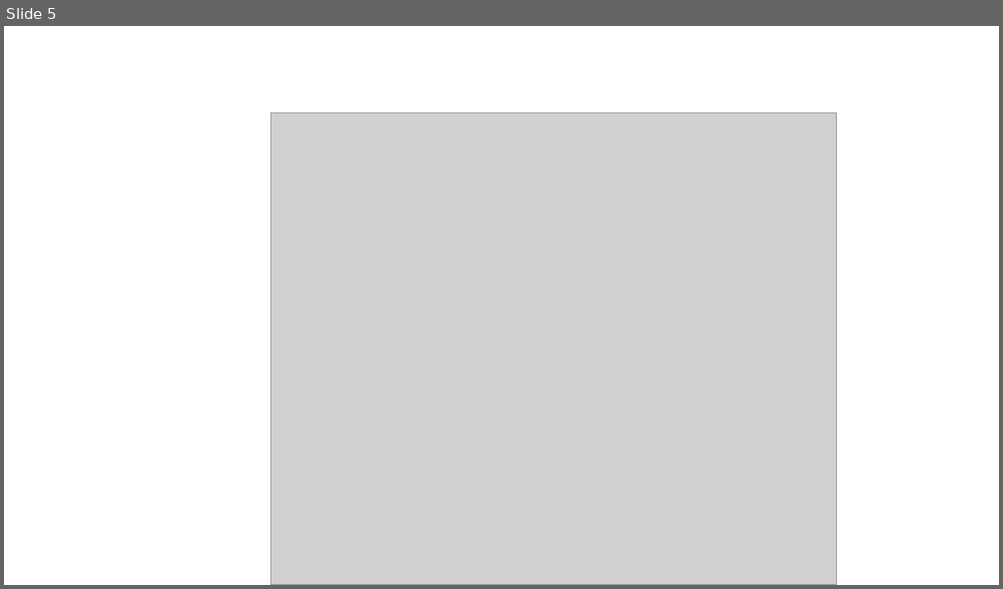
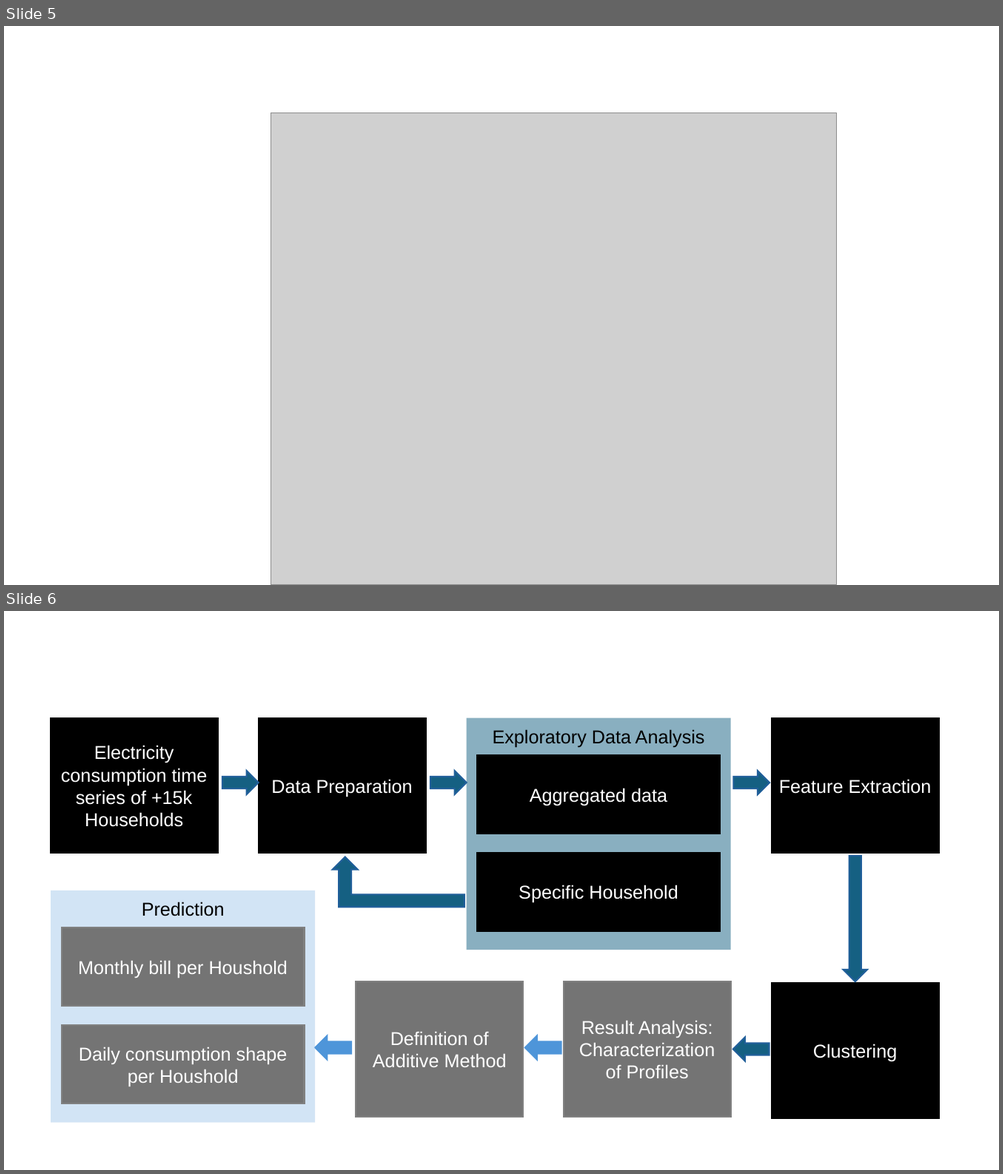
Before and after one commit to guri99uy/ST498_CAPSTONE, a slide deck: 24Jan Meeting.pptx. Shown one above the other, each under a label of ours: slide 5 before the commit, slides 5 and 6 after it. The pictures are 1003x589 and 1003x1174 pixels, drawn with LibreOffice and Linux fonts; fonts in the diff are those of the drawing; grey boxes stand for pictures. Boxes give left, top, right and bottom in pixels: in the first picture for what was removed or moved away, otherwise in the second. Text is boxed around its words. In the diff, an @@ line names an element or a change of style, - is before the commit and + after.

```diff
--- a/24Jan Meeting.pptx
+++ b/24Jan Meeting.pptx
@@ slide 6 added at box(4, 611, 999, 1170), background #FFFFFF @@
@@ rectangle added at box(51, 718, 217, 853), fill #000000, outline #000000 1.5 pt, 18 pt, text #FFFFFF @@
+Electricity consumption time series of +15k Households
@@ rectangle added at box(259, 718, 426, 853), fill #000000, outline #000000 1.5 pt, 18 pt, text #FFFFFF @@
+Data Preparation
@@ rectangle added at box(466, 718, 731, 950), fill #156082 at 50% opacity @@
@@ rectangle added at box(771, 718, 938, 853), fill #000000, outline #000000 1.5 pt, 18 pt, text #FFFFFF @@
+Feature Extraction
@@ text added at box(492, 729, 705, 747), 18 pt, text #000000 @@
+Exploratory Data Analysis
@@ rectangle added at box(477, 755, 720, 833), fill #000000, outline #000000 1.5 pt, 18 pt, text #FFFFFF @@
+Aggregated data
@@ right arrow added at box(222, 771, 259, 795), fill #156082, outline #215F9A 1.5 pt @@
@@ right arrow added at box(430, 771, 466, 795), fill #156082, outline #215F9A 1.5 pt @@
@@ right arrow added at box(734, 771, 769, 795), fill #156082, outline #215F9A 1.5 pt @@
@@ rectangle added at box(477, 853, 720, 931), fill #000000, outline #000000 1.5 pt, 18 pt, text #FFFFFF @@
+Specific Household
@@ bent up arrow added at box(333, 857, 464, 907), fill #156082, outline #215F9A 1.5 pt @@
@@ right arrow added at box(843, 856, 867, 982), fill #156082, outline #215F9A 1.5 pt @@
@@ rectangle added at box(51, 891, 315, 1123), fill #A6CAEC at 50% opacity @@
@@ text added at box(142, 902, 225, 917), 18 pt, text #000000 @@
+Prediction
@@ rectangle added at box(62, 928, 304, 1006), fill #747474, outline #808080 1.5 pt, 18 pt, text #FFFFFF @@
+Monthly bill per Houshold
@@ rectangle added at box(356, 982, 523, 1117), fill #747474, outline #808080 1.5 pt, 18 pt, text #FFFFFF @@
+Definition of Additive Method
@@ rectangle added at box(563, 982, 731, 1117), fill #747474, outline #808080 1.5 pt, 18 pt, text #FFFFFF @@
+Result Analysis:
+Characterization of Profiles
@@ rectangle added at box(771, 983, 938, 1119), fill #000000, outline #000000 1.5 pt, 18 pt, text #FFFFFF @@
+Clustering
@@ rectangle added at box(62, 1026, 304, 1104), fill #747474, outline #808080 1.5 pt, 18 pt, text #FFFFFF @@
+Daily consumption shape per Houshold
@@ right arrow added at box(315, 1037, 351, 1060), fill #4E95D9, outline #4E95D9 1.5 pt @@
@@ right arrow added at box(525, 1037, 560, 1060), fill #4E95D9, outline #4E95D9 1.5 pt @@
@@ right arrow added at box(733, 1038, 768, 1062), fill #156082, outline #215F9A 1.5 pt @@
```
